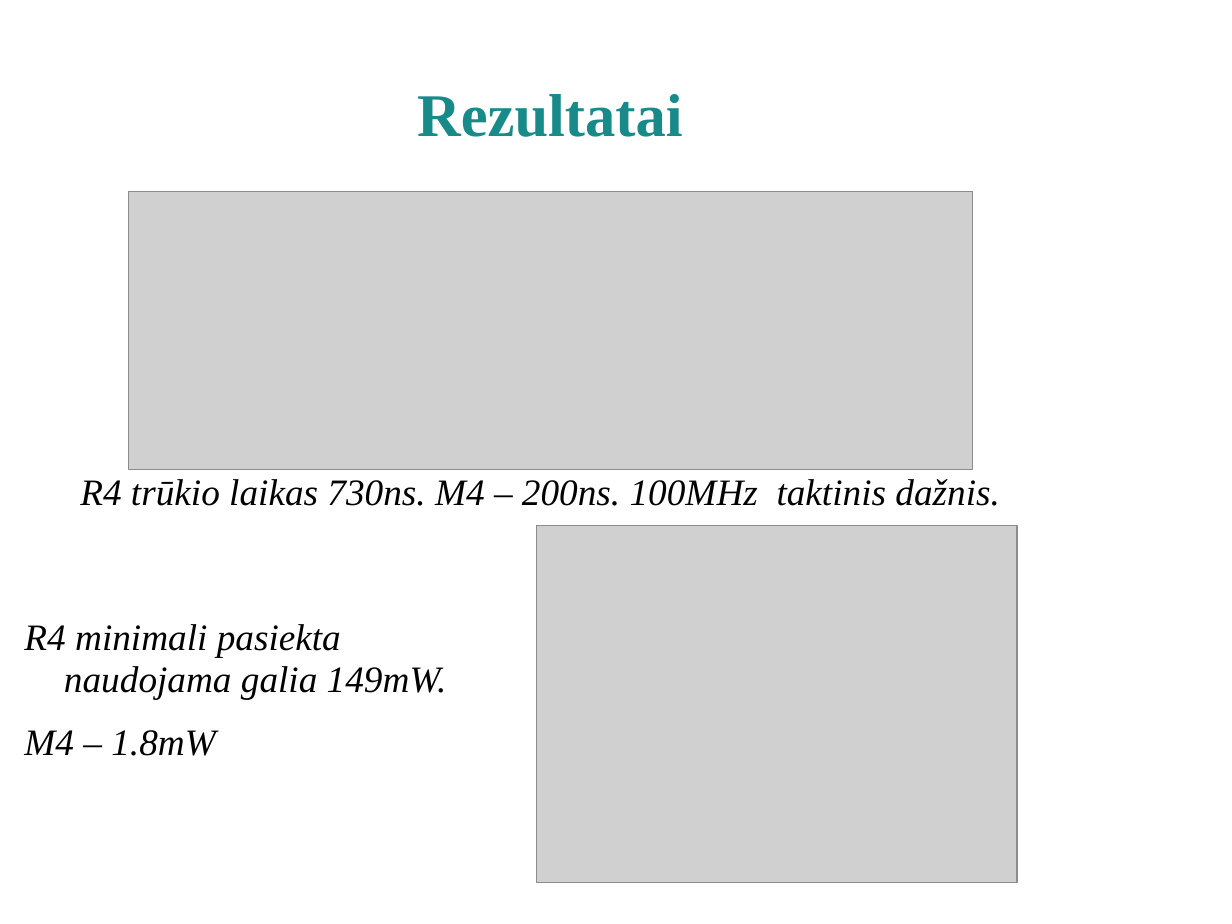
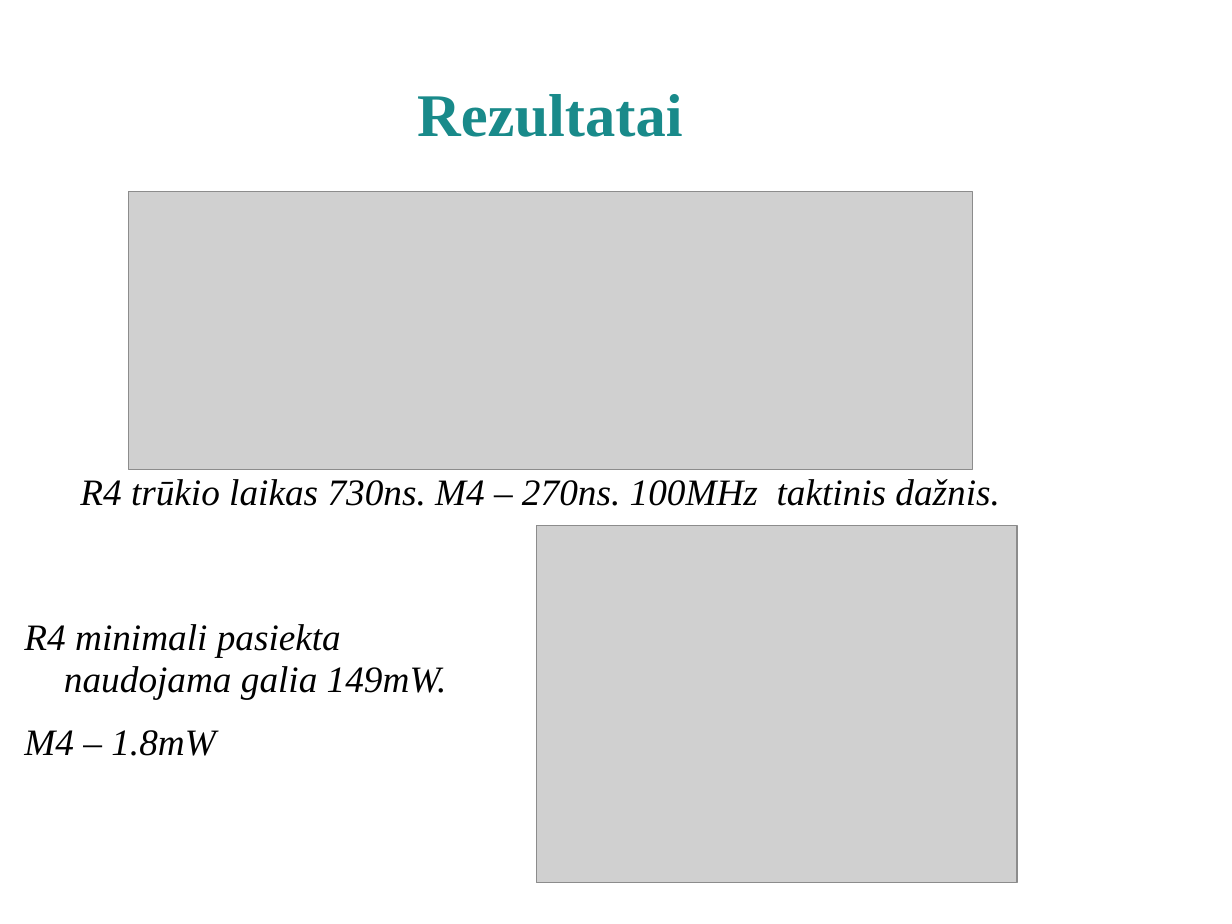
Before and after one commit to kurmis/bakis, a slide deck: slide 8 of pristatymas/MindaugasKurmauskas.ppt. Drawn at 1232x924 pixels with LibreOffice and Linux fonts; fonts in the diff are those of the drawing; grey boxes stand for pictures; background and template pictures are left out. Boxes give left, top, right and bottom in pixels: in the first picture for what was removed or moved away, otherwise in the second. Text is boxed around its words. In the diff, an @@ line names an element or a change of style, - is before the commit and + after.

```diff
--- a/pristatymas/MindaugasKurmauskas.ppt
+++ b/pristatymas/MindaugasKurmauskas.ppt
@@ text at box(80, 479, 1000, 506): text changed @@
-R4 trūkio laikas 730ns. M4 – 200ns. 100MHz taktinis dažnis.
+R4 trūkio laikas 730ns. M4 – 270ns. 100MHz taktinis dažnis.
```
Also in this commit, not shown: 1 other slide changed, 5 other files.
